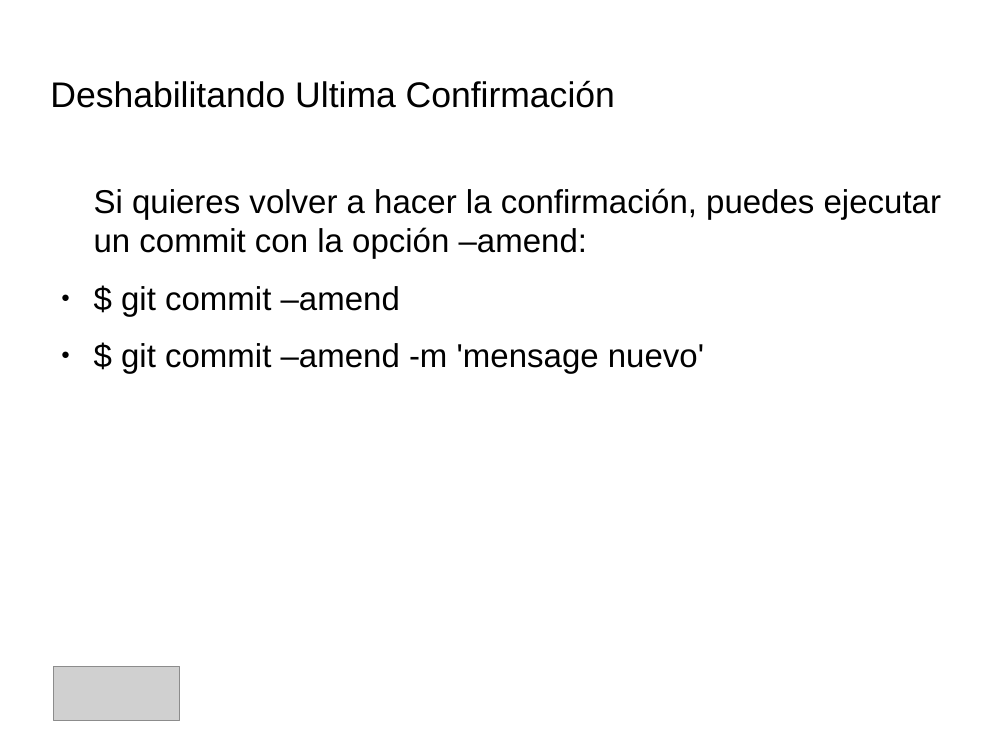
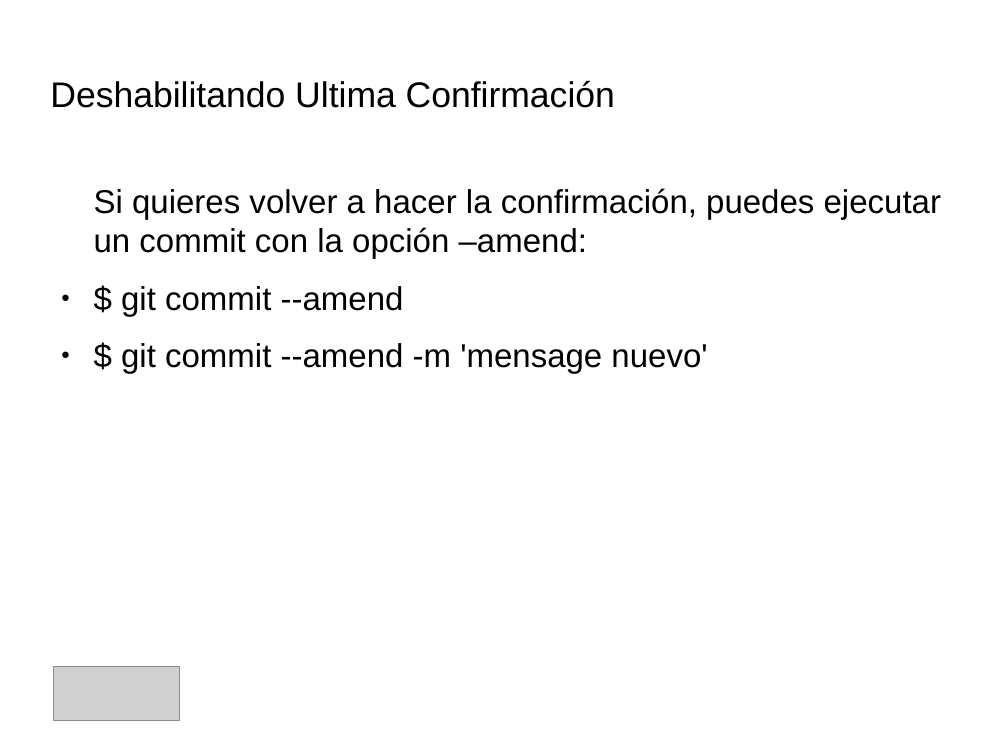
Before and after one commit to IllanPedro/Hardware, a slide deck: slide 21 of CursoGIT,GITHUB,SOURCETREE/Precentacion_Git.odp. Drawn at 1008x756 pixels with LibreOffice and Linux fonts; fonts in the diff are those of the drawing; grey boxes stand for pictures; background and template pictures are left out. Boxes give left, top, right and bottom in pixels: in the first picture for what was removed or moved away, otherwise in the second. Text is boxed around its words. In the diff, an @@ line names an element or a change of style, - is before the commit and + after.

```diff
--- a/CursoGIT,GITHUB,SOURCETREE/Precentacion_Git.odp
+++ b/CursoGIT,GITHUB,SOURCETREE/Precentacion_Git.odp
@@ text at <box>121,286,707,374</box>: text changed @@
-● $ git commit –amend
-● $ git commit –amend -m 'mensage nuevo'
+● $ git commit --amend
+● $ git commit --amend -m 'mensage nuevo'
```
Also in this commit, not shown: 11 other slides changed, 9 slides added, 2 slides removed, 1 other file.
